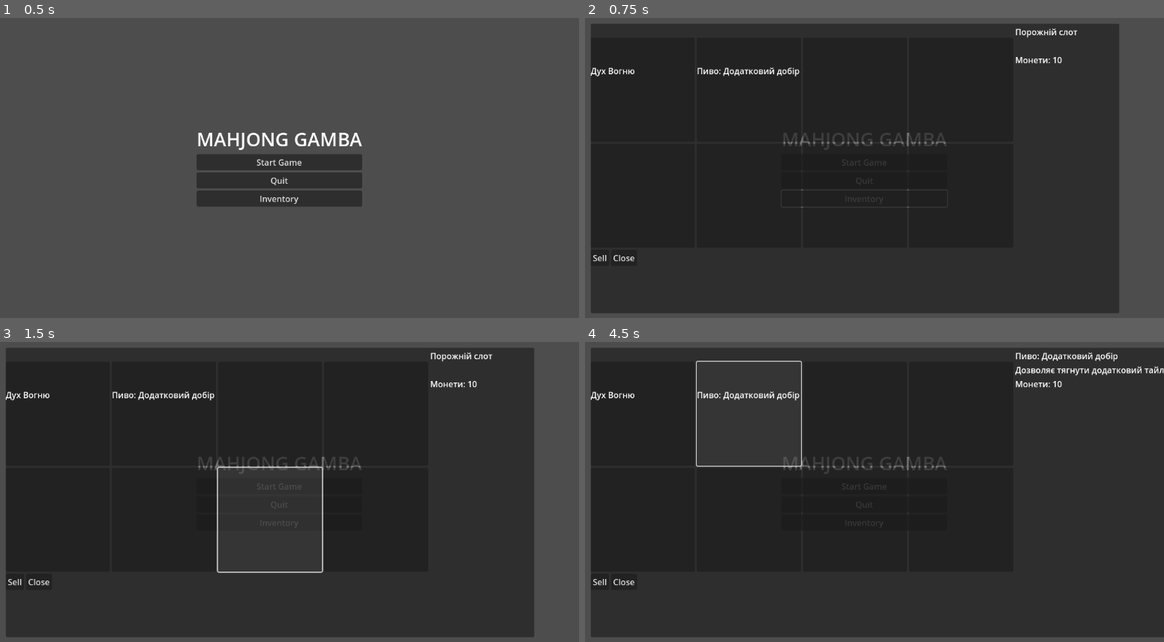
Above: before the commit, frames 1-4 (two rows, left to right).
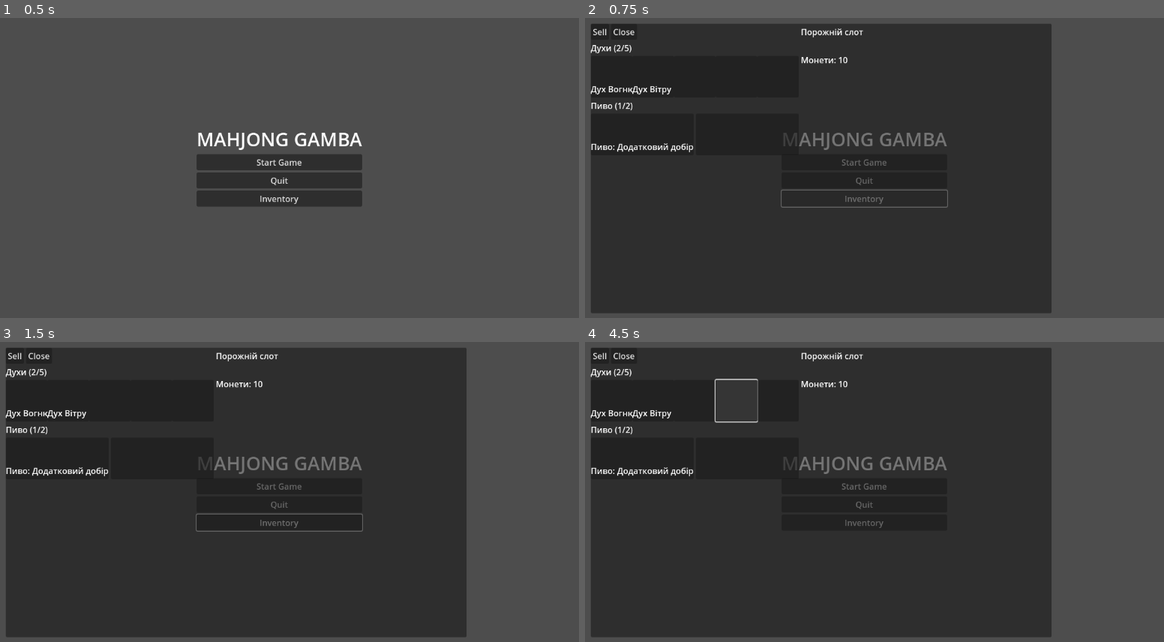
Above: after the commit, the same moments.

Repository: tl3n/mahjong-gamba
Game: Godot game, scene res://scenes/ui/main_menu.tscn
Same seed, same stepped clock (60 frames per second), same inputs: the game is played once before the commit and once after it.
Inputs (mouse positions are in pixels of both pictures, inside the frame that each line leads up to):
- Up to frame 1 (0.5 s): no input
- Up to frame 2 (0.75 s): click "Inventory" at 0.5 s
- Up to frame 3 (1.5 s): click "Start Game" at 1.25 s
- Up to frame 4 (4.5 s): click "Start Game" at 2 s; click (642, 414) at 2.77 s; click "Sell" at 3.5 s; click (747, 414) at 4.27 s

Frame 1 is identical in both runs. In frame 2, 13% of the frame differs, in the area x 0-93%, y 2-99%; in frame 3, 14%; in frame 4, 21%, in the area x 0-100%, y 2-99%.

Commit message:
fix: tweaked a layout in inventory a little

Diff:
--- a/project.godot
+++ b/project.godot
@@ -11,6 +11,6 @@
 [application]
 
 config/name="mahjong gamba"
-run/main_scene="uid://42hhoxqbps4f"
+run/main_scene="uid://dui1djxefnu5a"
 config/features=PackedStringArray("4.5", "Forward Plus")
 config/icon="res://icon.svg"
--- a/scenes/ui/inventory.tscn
+++ b/scenes/ui/inventory.tscn
@@ -28,9 +28,11 @@
 layout_mode = 2
 
 [node name="Inventory" type="Label" parent="Window/HBoxContainer/VBoxContainer"]
+visible = false
 layout_mode = 2
 
 [node name="SlotsGrid" type="GridContainer" parent="Window/HBoxContainer/VBoxContainer"]
+visible = false
 layout_mode = 2
 columns = 4
 
@@ -44,6 +46,27 @@
 [node name="CloseButton" type="Button" parent="Window/HBoxContainer/VBoxContainer/Buttons"]
 layout_mode = 2
 text = "Close"
+
+[node name="SpiritsSection" type="VBoxContainer" parent="Window/HBoxContainer/VBoxContainer"]
+layout_mode = 2
+
+[node name="Label" type="Label" parent="Window/HBoxContainer/VBoxContainer/SpiritsSection"]
+layout_mode = 2
+
+[node name="SpiritsGrid" type="GridContainer" parent="Window/HBoxContainer/VBoxContainer/SpiritsSection"]
+layout_mode = 2
+theme_override_constants/h_separation = 0
+theme_override_constants/v_separation = 0
+columns = 5
+
+[node name="BeersSection" type="VBoxContainer" parent="Window/HBoxContainer/VBoxContainer"]
+layout_mode = 2
+
+[node name="Label" type="Label" parent="Window/HBoxContainer/VBoxContainer/BeersSection"]
+layout_mode = 2
+
+[node name="BeersGrid" type="GridContainer" parent="Window/HBoxContainer/VBoxContainer/BeersSection"]
+layout_mode = 2
 
 [node name="VBoxContainer2" type="VBoxContainer" parent="Window/HBoxContainer"]
 custom_minimum_size = Vector2(200, 200)
--- a/scripts/items/inventory.gd
+++ b/scripts/items/inventory.gd
@@ -1,25 +1,28 @@
 extends Node
-class_name Inventory  # робить цей клас глобально доступним як Inventory
+class_name Inventory
 
 signal inventory_changed
 signal money_changed(new_money)
 
-var items: Array = []         # масив предметів
-var max_size: int = 8       # кількість слотів
+var spirits: Array = []       # масив духів
+var beers: Array = []         # масив пива
+var max_spirits: int = 5      # максимум духів
+var max_beers: int = 2        # максимум пива
 var money: int = 10           # стартова кількість монет
 
 func _ready():
 	# Тільки для тестування при порожньому інвентарі
-	if items.is_empty():  # <-- заміна empty() на is_empty()
+	if spirits.is_empty() and beers.is_empty():
 		var s1 = Spirit.new()
 		s1.id = "spirit_fire"
 		s1.name = "Дух Вогню"
 		s1.description = "Додає +4 до масті Вогню"
 		s1.price = 8
 		s1.rarity = "Міфічна"
+		s1.type = "дух"
 		s1.effect_type = "mansion_multiplier"
 		s1.effect_value = 4.0
-		items.append(s1)
+		spirits.append(s1)
 
 		var b1 = Beer.new()
 		b1.id = "beer_x1"
@@ -27,24 +30,49 @@
 		b1.description = "Дозволяє тягнути додатковий тайл цього раунду."
 		b1.price = 3
 		b1.rarity = "Історична"
+		b1.type = "пиво"
 		b1.round_effect = "extra_draw"
 		b1.duration = 1
-		items.append(b1)
+		beers.append(b1)
+
+		var s2 = Spirit.new()
+		s2.id = "spirit_wind"
+		s2.name = "Дух Вітру"
+		s2.description = "Додає +2 до всіх мастей"
+		s2.price = 10
+		s2.rarity = "Легендарна"
+		s2.type = "дух"
+		s2.effect_type = "all_mansion_bonus"
+		s2.effect_value = 2.0
+		spirits.append(s2)
 
 	emit_signal("inventory_changed")
 
-
-
 func add_item(item):
-	if items.size() < max_size:
-		items.append(item)
-		emit_signal("inventory_changed")
-	else:
-		print("Інвентар переповнений!")
+	if item is Spirit:
+		if spirits.size() < max_spirits:
+			spirits.append(item)
+			emit_signal("inventory_changed")
+			return true
+		else:
+			print("Слоти для духів переповнені!")
+			return false
+	elif item is Beer:
+		if beers.size() < max_beers:
+			beers.append(item)
+			emit_signal("inventory_changed")
+			return true
+		else:
+			print("Слоти для пива переповнені!")
+			return false
+	return false
 
 func remove_item(item):
-	if item in items:
-		items.erase(item)
+	if item in spirits:
+		spirits.erase(item)
+		emit_signal("inventory_changed")
+	elif item in beers:
+		beers.erase(item)
 		emit_signal("inventory_changed")
 
 func add_money(amount: int):
@@ -59,3 +87,13 @@
 	else:
 		print("Недостатньо монет!")
 		return false
+
+func get_spirit_at(index: int):
+	if index < spirits.size():
+		return spirits[index]
+	return null
+
+func get_beer_at(index: int):
+	if index < beers.size():
+		return beers[index]
+	return null
--- a/scripts/ui/inventory_ui.gd
+++ b/scripts/ui/inventory_ui.gd
@@ -1,19 +1,29 @@
 # res://scripts/inventory_ui.gd
 extends Control
-@onready var slots_grid: GridContainer = $Window/HBoxContainer/VBoxContainer/SlotsGrid
+
+# Секція духів
+@onready var spirits_grid: GridContainer = $Window/HBoxContainer/VBoxContainer/SpiritsSection/SpiritsGrid
+@onready var spirits_label: Label = $Window/HBoxContainer/VBoxContainer/SpiritsSection/Label
+
+# Секція пива
+@onready var beers_grid: GridContainer = $Window/HBoxContainer/VBoxContainer/BeersSection/BeersGrid
+@onready var beers_label: Label = $Window/HBoxContainer/VBoxContainer/BeersSection/Label
+
+# Деталі предмета
 @onready var icon_rect: TextureRect = $Window/HBoxContainer/VBoxContainer2/ItemDetails/Icon
 @onready var item_name_label: Label = $Window/HBoxContainer/VBoxContainer2/ItemDetails/ItemName
 @onready var item_desc_label: Label = $Window/HBoxContainer/VBoxContainer2/ItemDetails/ItemDesc
 @onready var money_label: Label = $Window/HBoxContainer/VBoxContainer2/MoneyLabel
 @onready var close_button: Button = $Window/HBoxContainer/VBoxContainer/Buttons/CloseButton
 
-# Слот-сцена (потрібно створити окремий сцена-файл ItemSlot.tscn)
+# Слот-сцена
 @export var slot_scene: PackedScene
 var inventory_node: Node = null
 var selected_item = null
+var selected_type: String = ""  # "spirit" або "beer"
 
 func _ready():
-	# Спробуємо знайти Inventory у дереві
+	# Знаходимо Inventory
 	var inv_node = get_node_or_null("/root/Inventory")
 	if inv_node and inv_node is Inventory:
 		inventory_node = inv_node
@@ -37,24 +47,58 @@
 	if inventory_node == null:
 		return
 
-	# Видаляємо старі слоти
-	for child in slots_grid.get_children():
+	# Створюємо слоти для духів
+	_create_spirit_slots()
+
+	# Створюємо слоти для пива
+	_create_beer_slots()
+
+func _create_spirit_slots():
+	# Очищаємо старі слоти
+	for child in spirits_grid.get_children():
 		child.queue_free()
 
-	# Створюємо нові слоти
-	for i in inventory_node.max_size:
+	# Встановлюємо горизонтальне розміщення
+	spirits_grid.columns = inventory_node.max_spirits
+
+	# Створюємо нові слоти для духів
+	for i in inventory_node.max_spirits:
 		var s = slot_scene.instantiate() as Button
+		s.custom_minimum_size = Vector2(80, 80)  # Менший розмір слота
 		s.index = i
-		s.connect("pressed_slot", Callable(self, "_on_slot_pressed"))
-		slots_grid.add_child(s)
+		s.connect("pressed_slot", Callable(self, "_on_spirit_slot_pressed"))
+		spirits_grid.add_child(s)
 
+	spirits_label.text = "Духи (%d/%d)" % [inventory_node.spirits.size(), inventory_node.max_spirits]
 
-func _on_slot_pressed(slot_index):
-	# коли слот натиснули, відобразити предмет (якщо є)
-	var it = null
-	if slot_index < inventory_node.items.size():
-		it = inventory_node.items[slot_index]
+func _create_beer_slots():
+	# Очищаємо старі слоти
+	for child in beers_grid.get_children():
+		child.queue_free()
+
+	# Встановлюємо горизонтальне розміщення
+	beers_grid.columns = inventory_node.max_beers
+
+	# Створюємо нові слоти для пива
+	for i in inventory_node.max_beers:
+		var s = slot_scene.instantiate() as Button
+		s.custom_minimum_size = Vector2(80, 80)
+		s.index = i
+		s.connect("pressed_slot", Callable(self, "_on_beer_slot_pressed"))
+		beers_grid.add_child(s)
+
+	beers_label.text = "Пиво (%d/%d)" % [inventory_node.beers.size(), inventory_node.max_beers]
+
+func _on_spirit_slot_pressed(slot_index):
+	var it = inventory_node.get_spirit_at(slot_index)
 	selected_item = it
+	selected_type = "spirit"
+	_update_item_details()
+
+func _on_beer_slot_pressed(slot_index):
+	var it = inventory_node.get_beer_at(slot_index)
+	selected_item = it
+	selected_type = "beer"
 	_update_item_details()
 
 func _update_item_details():
@@ -63,10 +107,24 @@
 		item_name_label.text = "Порожній слот"
 		item_desc_label.text = ""
 		return
+
 	if selected_item.icon:
 		icon_rect.texture = selected_item.icon
 	item_name_label.text = selected_item.name
-	item_desc_label.text = selected_item.description
+
+	var details = selected_item.description + "\n\n"
+	details += "Рідкість: " + selected_item.rarity + "\n"
+	details += "Ціна: " + str(selected_item.price) + " монет\n"
+
+	if selected_item is Spirit:
+		details += "Тип: Дух (постійний ефект)\n"
+		details += "Ефект: " + selected_item.effect_type + " +" + str(selected_item.effect_value)
+	elif selected_item is Beer:
+		details += "Тип: Пиво (одноразове)\n"
+		details += "Ефект: " + selected_item.round_effect + "\n"
+		details += "Тривалість: " + str(selected_item.duration) + " раунд"
+
+	item_desc_label.text = details
 
 func _on_inventory_changed():
 	_refresh_ui()
@@ -74,36 +132,40 @@
 func _on_money_changed(new_money):
 	money_label.text = "Монети: %d" % new_money
 
-func _on_use_button_pressed():
-	if selected_item == null:
-		return
-	# Викликаємо використання предмета в інвентарі
-	inventory_node.use_item(selected_item)
-	# Можеш додати перевірку на гроші, прокрутку інтерфейсу тощо
-
 func _on_sell_button_pressed():
 	if selected_item == null:
 		return
+
 	var price_back = int(selected_item.price * 0.5)
 	inventory_node.remove_item(selected_item)
-	inventory_node.earn(price_back)
+	inventory_node.add_money(price_back)
 	selected_item = null
 	_refresh_ui()
 
+func _refresh_ui():
+	# Оновлюємо слоти духів
+	var i = 0
+	for child in spirits_grid.get_children():
+		var item_ref = inventory_node.get_spirit_at(i)
+		child.call("set_item", item_ref)
+		i += 1
 
+	# Оновлюємо слоти пива
+	i = 0
+	for child in beers_grid.get_children():
+		var item_ref = inventory_node.get_beer_at(i)
+		child.call("set_item", item_ref)
+		i += 1
 
-func _refresh_ui():
-	# оновимо слоти і підписку
-	var i = 0
-	for child in slots_grid.get_children():
-		var slot_scene_ref = child
-		var item_ref = null
-		if i < inventory_node.items.size():
-			item_ref = inventory_node.items[i]
-		slot_scene_ref.call("set_item", item_ref)
-		i += 1
-	# оновимо деталі якщо вибраний предмет видалили
-	if selected_item != null and not inventory_node.items.has(selected_item):
+	# Оновлюємо підписи
+	spirits_label.text = "Духи (%d/%d)" % [inventory_node.spirits.size(), inventory_node.max_spirits]
+	beers_label.text = "Пиво (%d/%d)" % [inventory_node.beers.size(), inventory_node.max_beers]
+
+	# Перевіряємо чи вибраний предмет ще існує
+	if selected_type == "spirit" and not inventory_node.spirits.has(selected_item):
 		selected_item = null
+	elif selected_type == "beer" and not inventory_node.beers.has(selected_item):
+		selected_item = null
+
 	_update_item_details()
 	_on_money_changed(inventory_node.money)
--- a/scripts/ui/main_menu.gd
+++ b/scripts/ui/main_menu.gd
@@ -9,7 +9,7 @@
 	get_tree().quit()
 
 func _on_inventory_pressed() -> void:
-	var inv_scene = load("res://scenes/ui/Inventory.tscn")
+	var inv_scene = load("res://scenes/ui/inventory.tscn")
 	var inv_instance = inv_scene.instantiate()
 	get_tree().get_root().add_child(inv_instance)  # додаємо в корінь, щоб з'явився поверх
 	inv_instance.set_global_position(Vector2(50,50))
Not shown: 1 places in scenes/ui/ItemSlot.tscn that only renumber resources
Not shown: 1 places in scenes/ui/inventory.tscn that only renumber resources
Not shown: 1 places in scenes/ui/main_menu.tscn that only renumber resources
